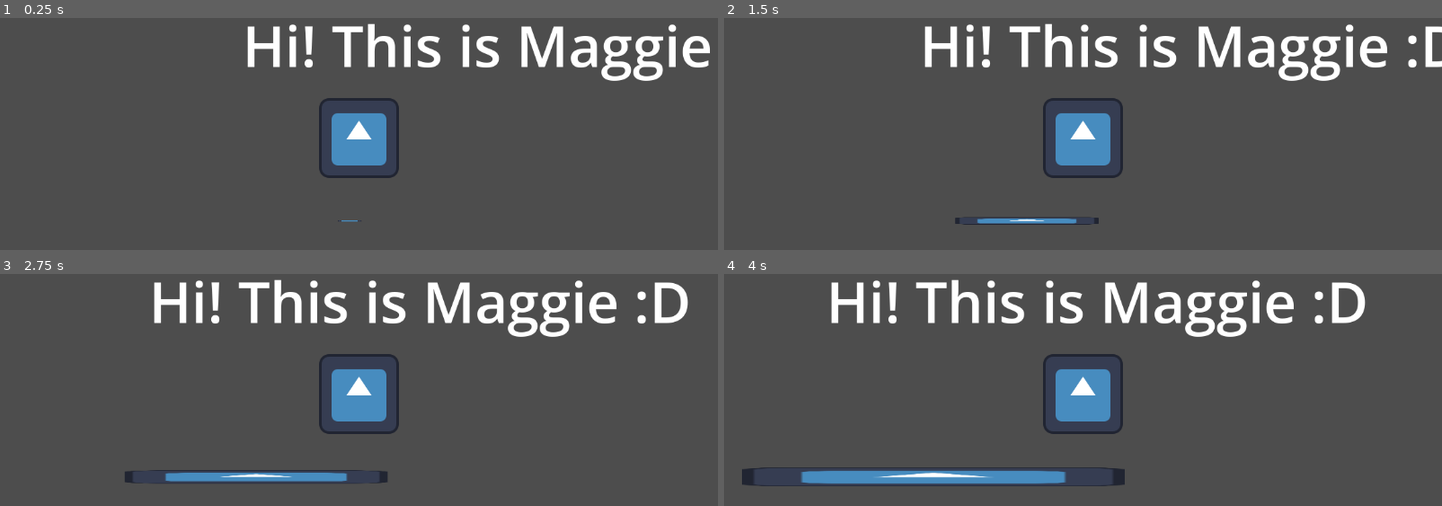
Above: before the commit, frames 1-4 (two rows, left to right).
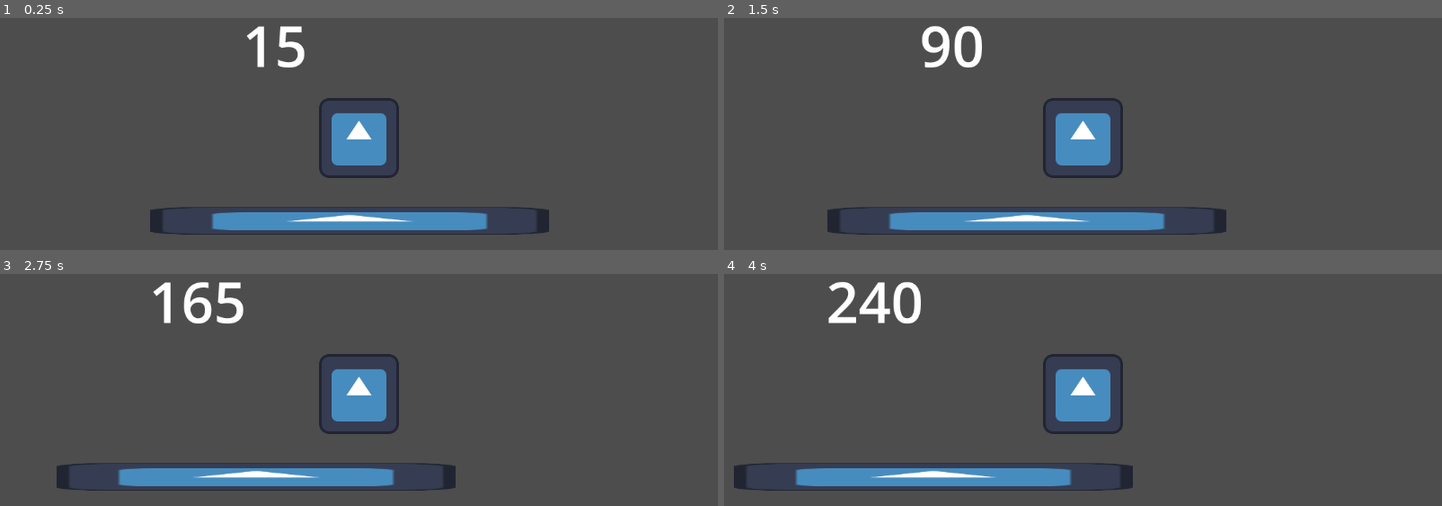
Above: after the commit, the same moments.

Repository: opiaa/GodotProjectTest
Game: Godot game, scene res://2DMainScene.tscn
Two runs of this game, one before a commit and one after it. Both use one fixed random seed, a clock stepped at 60 frames per second and the inputs below. The engine's default icon, where the game draws it, is replaced by a stand-in: a white triangle on a blue panel in a dark square.
Inputs:
- Up to frame 1 (0.25 s): no input
- Up to frame 2 (1.5 s): hold Left (ui_left) from 1.28 s (still down)
- Up to frame 3 (2.75 s): release Left (ui_left) at 2.03 s
- Up to frame 4 (4 s): hold Left (ui_left) from 3.53 s (still down)

The runs differ from the first frame. In frame 1, 8.8% of the frame differs, in the area x 20-99%, y 2-94%; in frame 2, 9.1%, in the area x 14-100%, y 2-94%; in frame 3, 9.0%; in frame 4, 8.1%.

Commit message:
All good stuff

Diff:
--- a/godottestproject/GuysScript.gd
+++ b/godottestproject/GuysScript.gd
@@ -2,37 +2,36 @@
 
 
 @onready var myPlatformRef : Sprite2D = $"../Platoform"
+@onready var uiLabelRef : Label = $"../Text_CountUp"
 
 # tracks our total number of frames
 var countUp : int = 0
 
 
 func _ready():
-
 	var maggieIntro : String = "Hi! This is Maggie :D "
 	print(maggieIntro)
-
-
 	$"../Text_CountUp".text = maggieIntro
 
 
 
+func _process(delta: float) -> void:
+	# Increment this every single frame.
 
 
-func _process(delta: float) -> void:
+	countUp = _superWickedCountingMachine(countUp, 1)
 
-	# Increment this every single frame.
-	countUp = countUp + 1
+	uiLabelRef.text = str(countUp)
 
 
-
-	myPlatformRef.scale.x = (countUp * 0.02)
-	myPlatformRef.scale.y = (countUp * 0.001)
-
 	position.x += 1
-
-
 
 	## Detects if we just input LEFT
 	if Input.is_action_just_pressed("ui_left"):
 		print("Left was just pressed!!!!")
+
+
+
+
+func _superWickedCountingMachine(baseValue : int, valueToAdd : int):
+	return baseValue + valueToAdd
Not shown, added: godottestproject/2DMainScene.tscn2208005221.tmp
